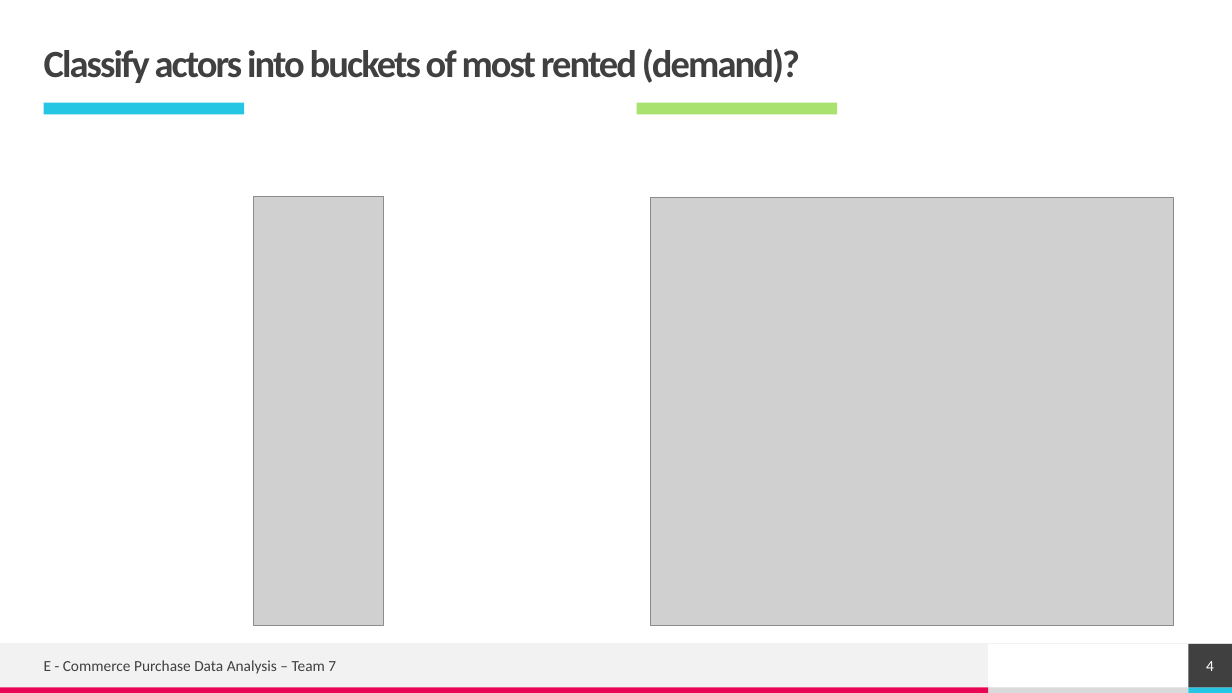
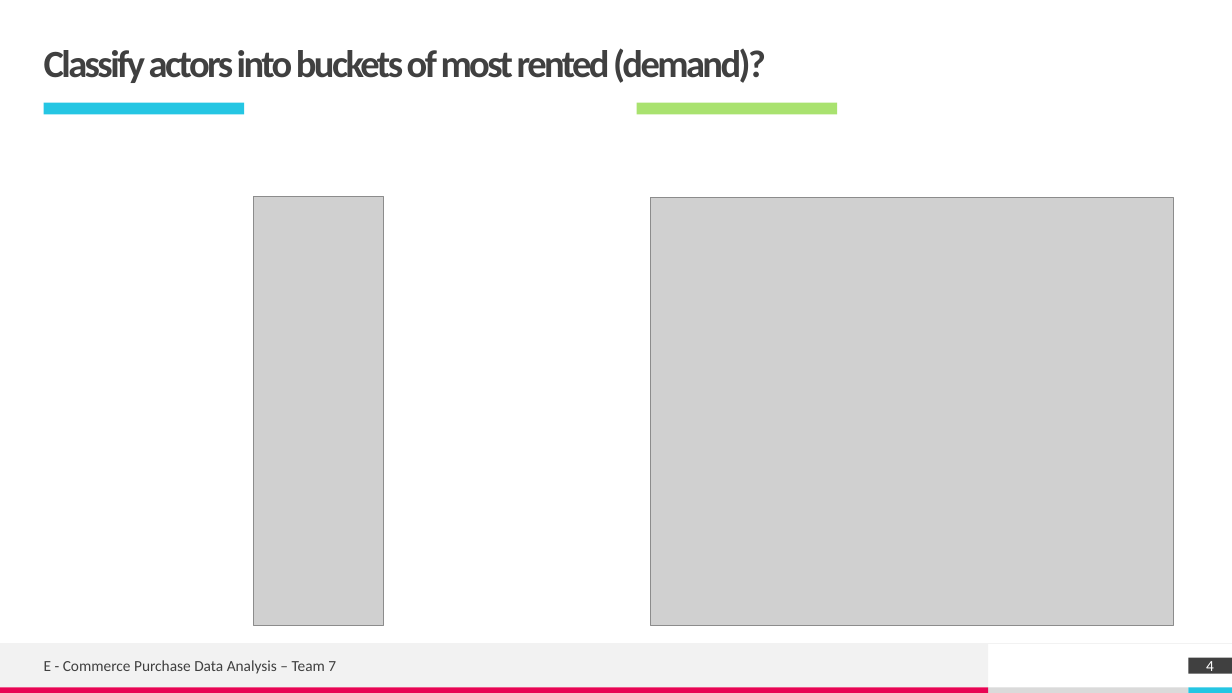
Before and after one commit to RajeshRamachander/mysqlpython, a slide deck: slide 4 of Team 7 - MYSQL - Project.pptx. Drawn at 1232x693 pixels with LibreOffice and Linux fonts; fonts in the diff are those of the drawing; grey boxes stand for pictures. Boxes give left, top, right and bottom in pixels: in the first picture for what was removed or moved away, otherwise in the second. Text is boxed around its words. In the diff, an @@ line names an element or a change of style, - is before the commit and + after.

```diff
--- a/Team 7 - MYSQL - Project.pptx
+++ b/Team 7 - MYSQL - Project.pptx
@@ title "Classify actors into buckets of ..." at [44, 48, 766, 83]: letter spacing -1.5 to -2 pt @@
@@ page number: place and size @@
-page number at [1189, 644, 1232, 688]
+page number at [1189, 658, 1232, 674]
```
Also in this commit, not shown: 6 other slides changed, 7 slides added.
